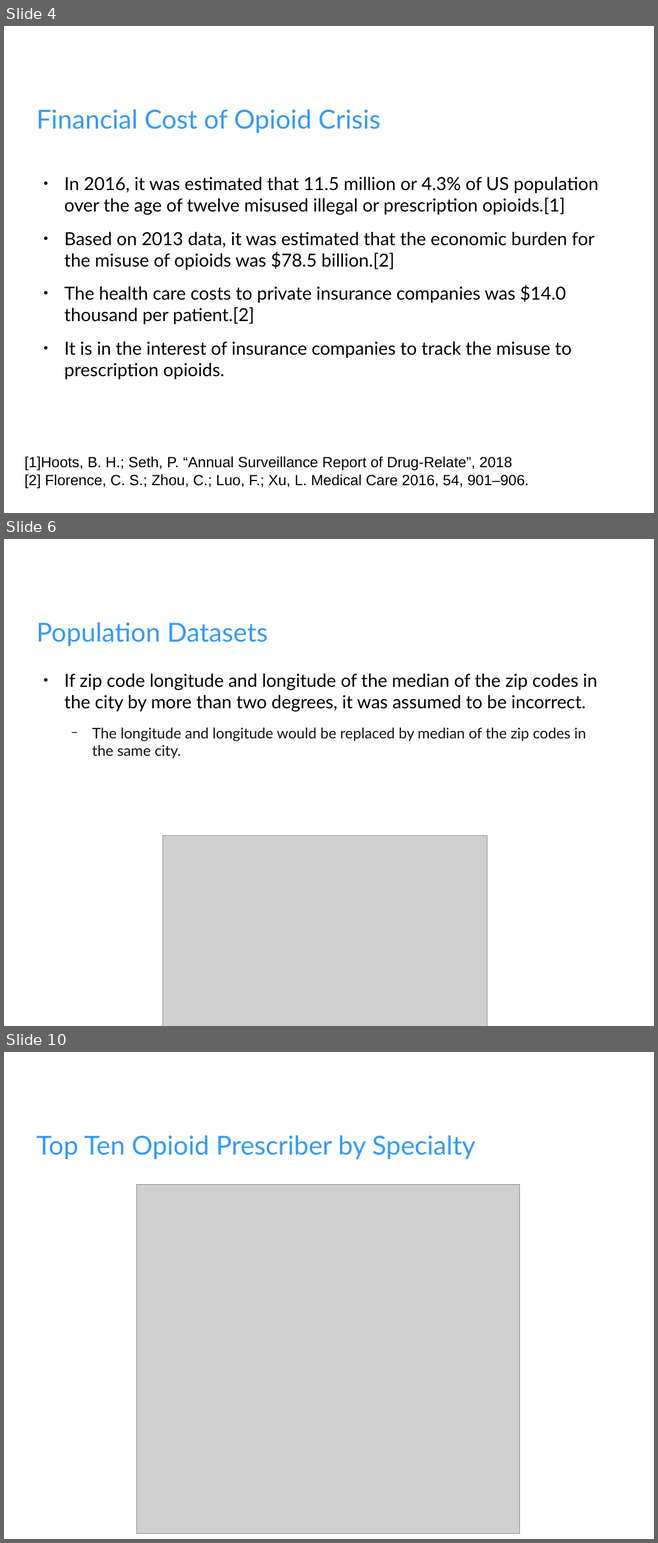
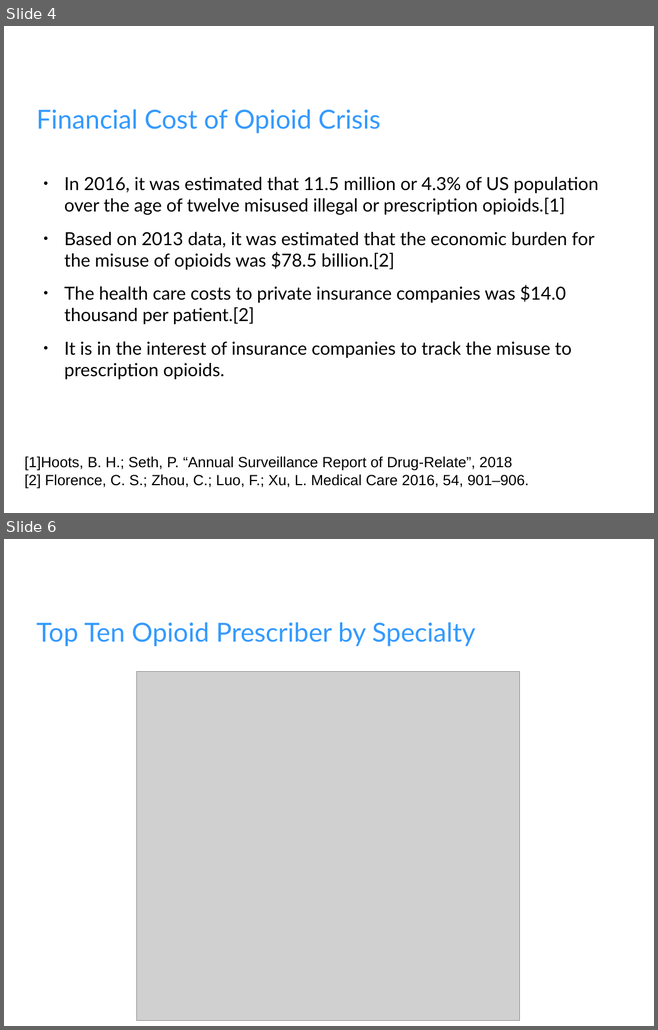
Before and after one commit to fullmetalchem15t/Springboard, a slide deck: opioid/Opoid_Slides.odp. Shown one above the other, each under a label of ours: slides 4, 6 and 10 before the commit, slides 4 and 6 after it; the slides between them are not shown. The pictures are 658x1543 and 658x1030 pixels, drawn with LibreOffice and Linux fonts; fonts in the diff are those of the drawing; grey boxes stand for pictures; background and template pictures are left out. Boxes give left, top, right and bottom in pixels: in the first picture for what was removed or moved away, otherwise in the second. Text is boxed around its words. In the diff, an @@ line names an element or a change of style, - is before the commit and + after.

```diff
--- a/opioid/Opoid_Slides.odp
+++ b/opioid/Opoid_Slides.odp
@@ slide 6 removed at (x1=4, y1=539, x2=654, y2=1026), background picture (left out) @@
@@ title removed at (x1=36, y1=622, x2=268, y2=646) @@
-Population Datasets
@@ text removed at (x1=64, y1=674, x2=597, y2=759) @@
-● If zip code longitude and longitude of the median of the zip codes in the city by more than two degrees, it was assumed to be incorrect.
-  − The longitude and longitude would be replaced by median of the zip codes in the same city.
@@ picture removed at (x1=162, y1=835, x2=487, y2=1026) @@
@@ what was slide 10 is now slide 6 @@
```
Also in this commit, not shown: 4 slides changed, 9 slides added, 4 other slides removed, 2 other files.
